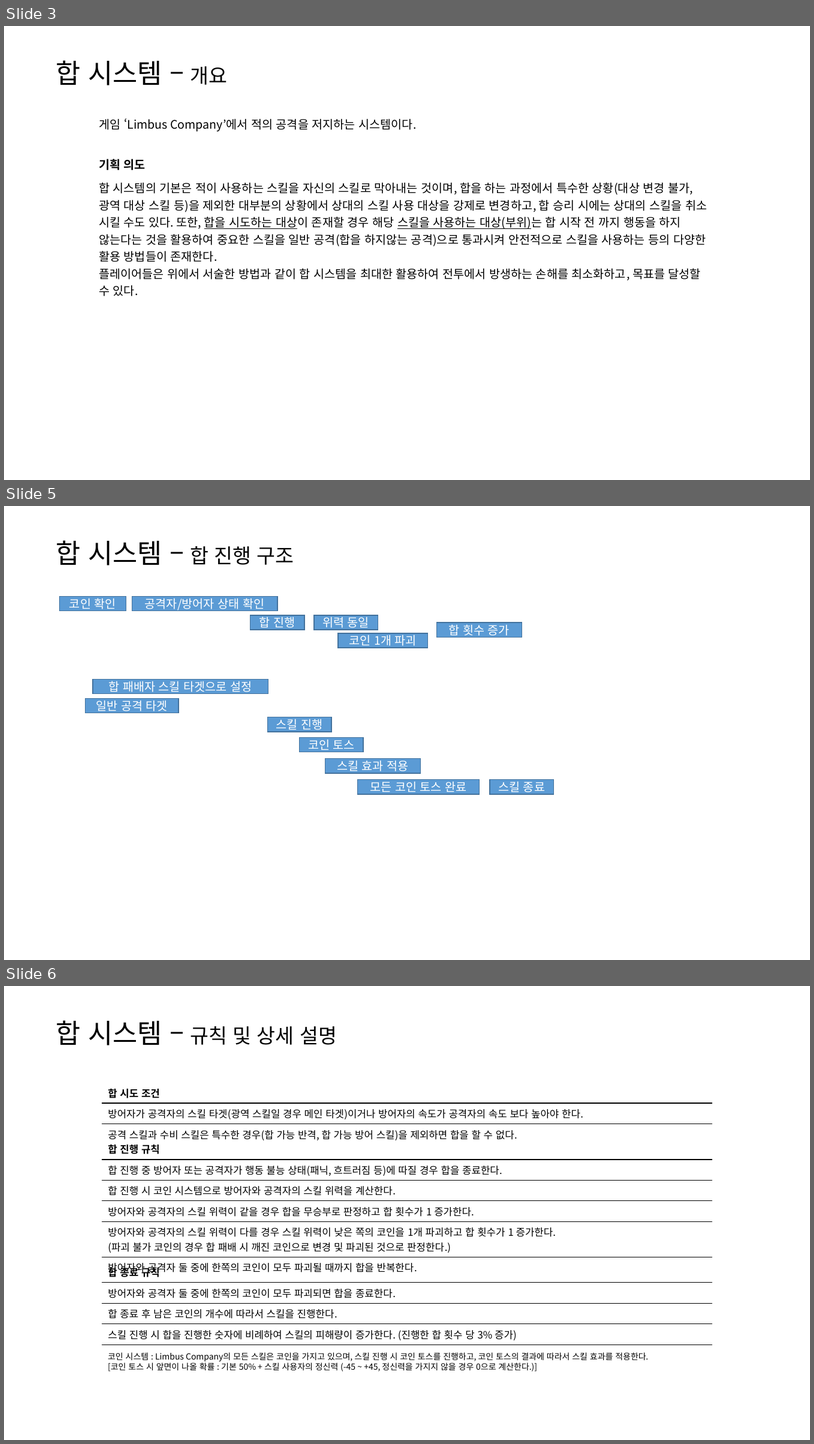
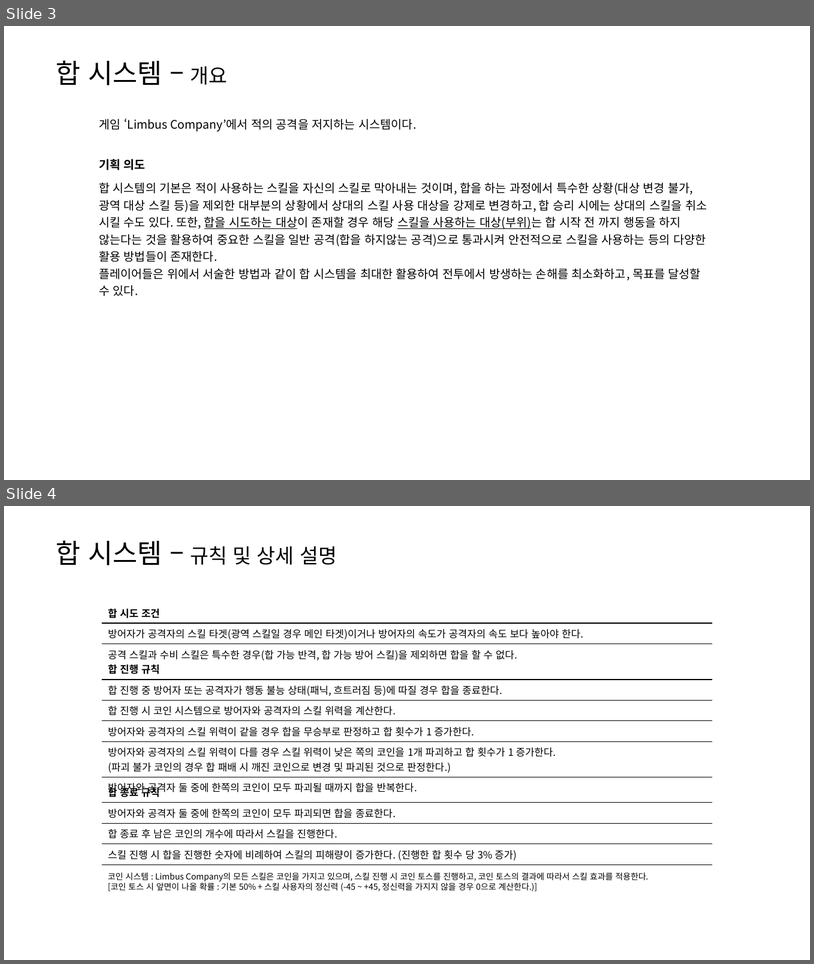
Before and after one commit to yjk0401/unityenginebasic_9th, a slide deck: 기획/문서 베이스.pptx. Shown one above the other, each under a label of ours: slides 3, 5 and 6 before the commit, slides 3 and 4 after it; the slides between them are not shown. The pictures are 814x1444 and 814x964 pixels, drawn with LibreOffice and Linux fonts; fonts in the diff are those of the drawing. Boxes give left, top, right and bottom in pixels: in the first picture for what was removed or moved away, otherwise in the second. Text is boxed around its words. In the diff, an @@ line names an element or a change of style, - is before the commit and + after.

```diff
--- a/기획/문서 베이스.pptx
+++ b/기획/문서 베이스.pptx
@@ slide 5 removed at [4,506,810,960], background #FFFFFF @@
@@ text removed at [56,540,294,565] @@
-합 시스템 – 합 진행 구조
@@ rectangle removed at [60,596,126,610] @@
-코인 확인
@@ rectangle removed at [132,596,278,610] @@
-공격자/방어자 상태 확인
@@ rectangle removed at [250,615,305,630] @@
-합 진행
@@ rectangle removed at [314,615,378,630] @@
-위력 동일
@@ rectangle removed at [437,623,522,637] @@
-합 횟수 증가
@@ rectangle removed at [339,633,428,648] @@
-코인 1개 파괴
@@ rectangle removed at [93,679,269,694] @@
-합 패배자 스킬 타겟으로 설정
@@ rectangle removed at [85,699,178,713] @@
-일반 공격 타겟
@@ rectangle removed at [268,717,332,732] @@
-스킬 진행
@@ rectangle removed at [300,737,364,751] @@
-코인 토스
@@ rectangle removed at [325,758,420,773] @@
-스킬 효과 적용
@@ rectangle removed at [358,780,479,794] @@
-모든 코인 토스 완료
@@ rectangle removed at [491,780,555,794] @@
-스킬 종료
@@ what was slide 6 is now slide 4 @@
```
Also in this commit, not shown: 2 slides added, 1 other slide removed, 3 other files.
